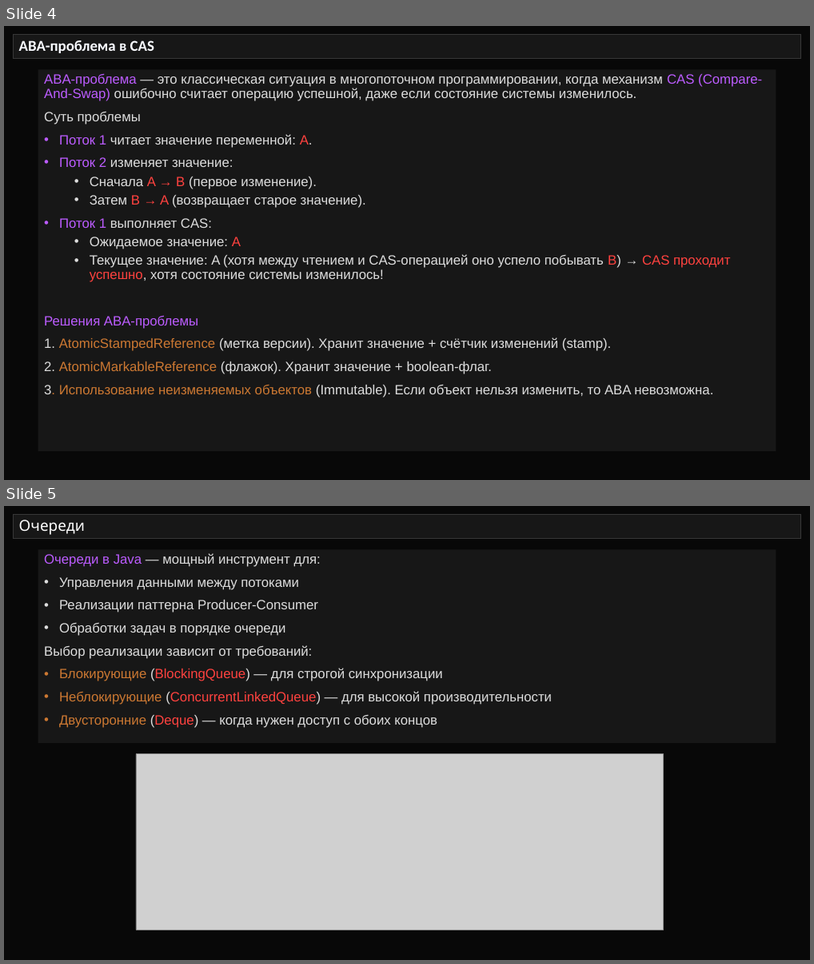
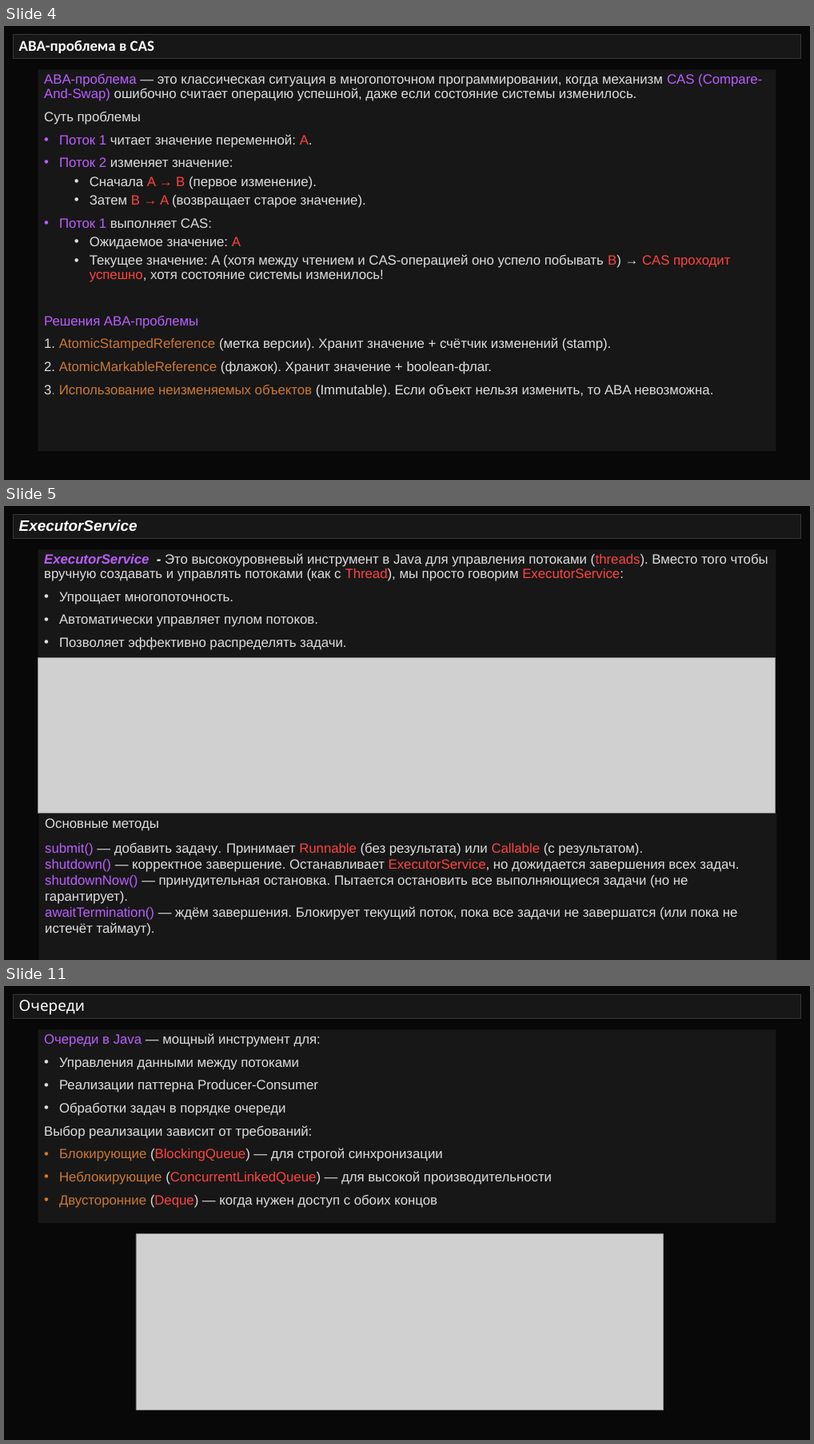
Before and after one commit to semusv/SIB_Concurrent, a slide deck: Concurrent_v1.pptx. Shown one above the other, each under a label of ours: slides 4 and 5 before the commit, slides 4, 5 and 11 after it; the slides between them are not shown. The pictures are 814x964 and 814x1444 pixels, drawn with LibreOffice and Linux fonts; fonts in the diff are those of the drawing; grey boxes stand for pictures. Boxes give left, top, right and bottom in pixels: in the first picture for what was removed or moved away, otherwise in the second. Text is boxed around its words. In the diff, an @@ line names an element or a change of style, - is before the commit and + after.

```diff
--- a/Concurrent_v1.pptx
+++ b/Concurrent_v1.pptx
@@ slide 5 added at [4, 506, 810, 960], background #080808 @@
@@ title added at [13, 515, 802, 539], fill #171717, outline #373737 0.75 pt, 18 pt, text #FFFFFF, bold, italic @@
+ExecutorService
@@ rectangle added at [38, 549, 776, 658], fill #171717, 16 pt, text #DDDDDD @@
+ExecutorService - Это высокоуровневый инструмент в Java для управления потоками (threads). Вместо того чтобы вручную создавать и управлять потоками (как с Thread), мы просто говорим ExecutorService:
+• Упрощает многопоточность.
+• Автоматически управляет пулом потоков.
+• Позволяет эффективно распределять задачи.
@@ picture added at [38, 658, 775, 813] @@
@@ rectangle added at [39, 813, 777, 960], fill #171717, 16 pt, text #DDDDDD @@
+Основные методы
+submit() — добавить задачу. Принимает Runnable (без результата) или Callable (с результатом).
+shutdown() — корректное завершение. Останавливает ExecutorService, но дожидается завершения всех задач.
+shutdownNow() — принудительная остановка. Пытается остановить все выполняющиеся задачи (но не гарантирует).
+awaitTermination() — ждём завершения. Блокирует текущий поток, пока все задачи не завершатся (или пока не истечёт таймаут).
@@ what was slide 5 is now slide 11 @@
```
Also in this commit, not shown: 1 slide changed, 5 other slides added, 7 other files.
